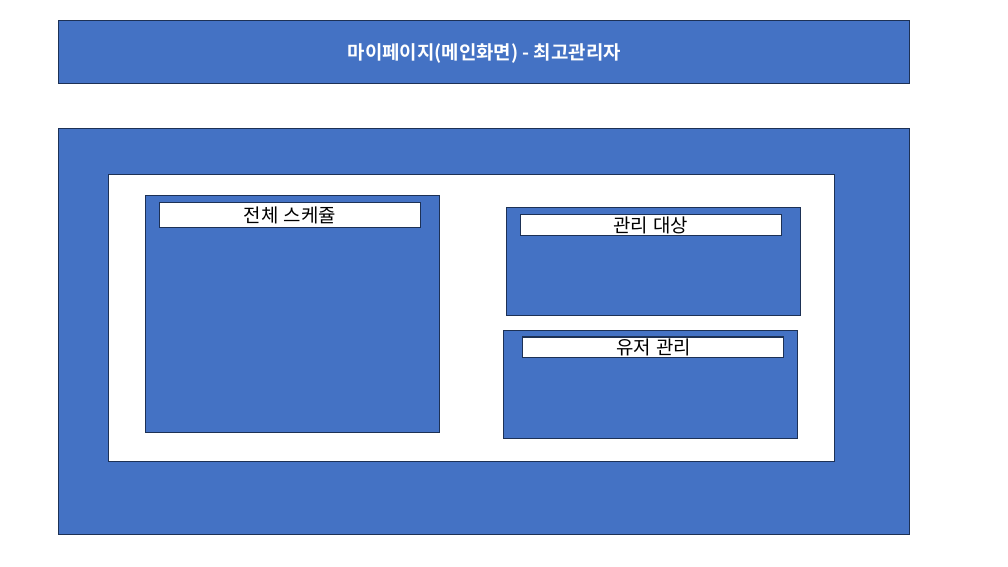
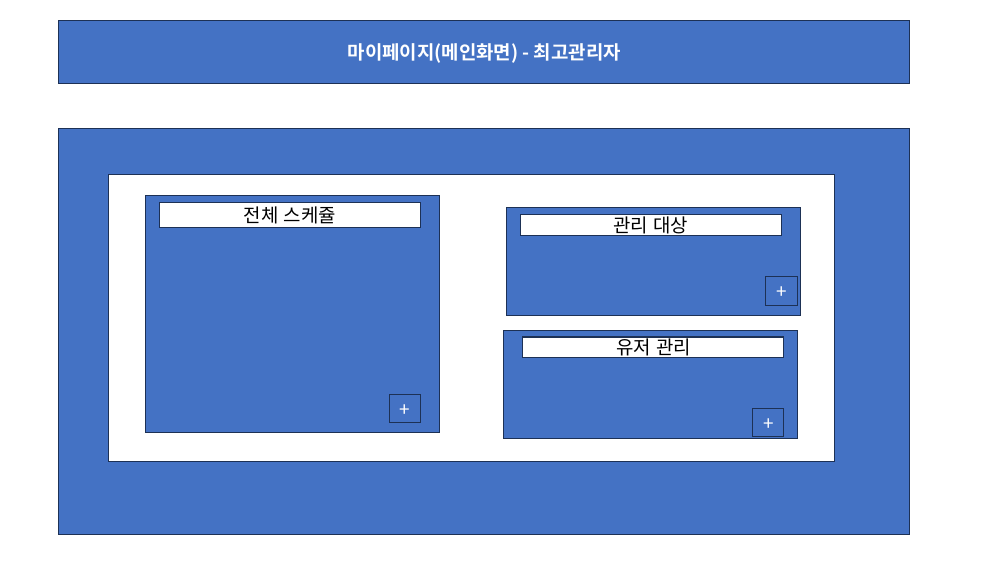
Before and after one commit to wari-wari/MainProject_1, a slide deck: slide 14 of 메인프로젝트 화면 레이아웃 초안.pptx. Drawn at 1008x567 pixels with LibreOffice and Linux fonts; fonts in the diff are those of the drawing. Boxes give left, top, right and bottom in pixels: in the first picture for what was removed or moved away, otherwise in the second. Text is boxed around its words. In the diff, an @@ line names an element or a change of style, - is before the commit and + after.

```diff
--- a/메인프로젝트 화면 레이아웃 초안.pptx
+++ b/메인프로젝트 화면 레이아웃 초안.pptx
@@ rectangle added at (x1=766, y1=277, x2=798, y2=306), fill #4472C4, outline #1E3256 1 pt, 18 pt, text #FFFFFF @@
++
@@ rectangle added at (x1=389, y1=394, x2=421, y2=423), fill #4472C4, outline #1E3256 1 pt, 18 pt, text #FFFFFF @@
++
@@ rectangle added at (x1=753, y1=408, x2=785, y2=437), fill #4472C4, outline #1E3256 1 pt, 18 pt, text #FFFFFF @@
++
```
Also in this commit, not shown: 23 other slides changed, 1 slide added, 1 other file.
